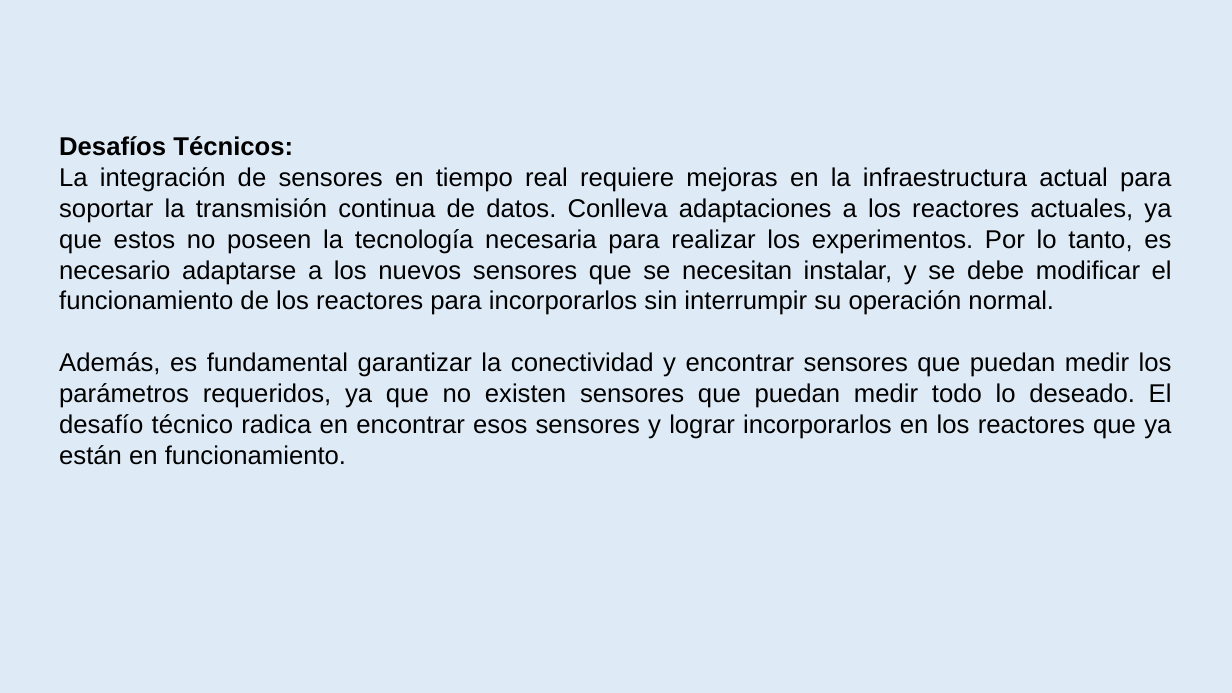
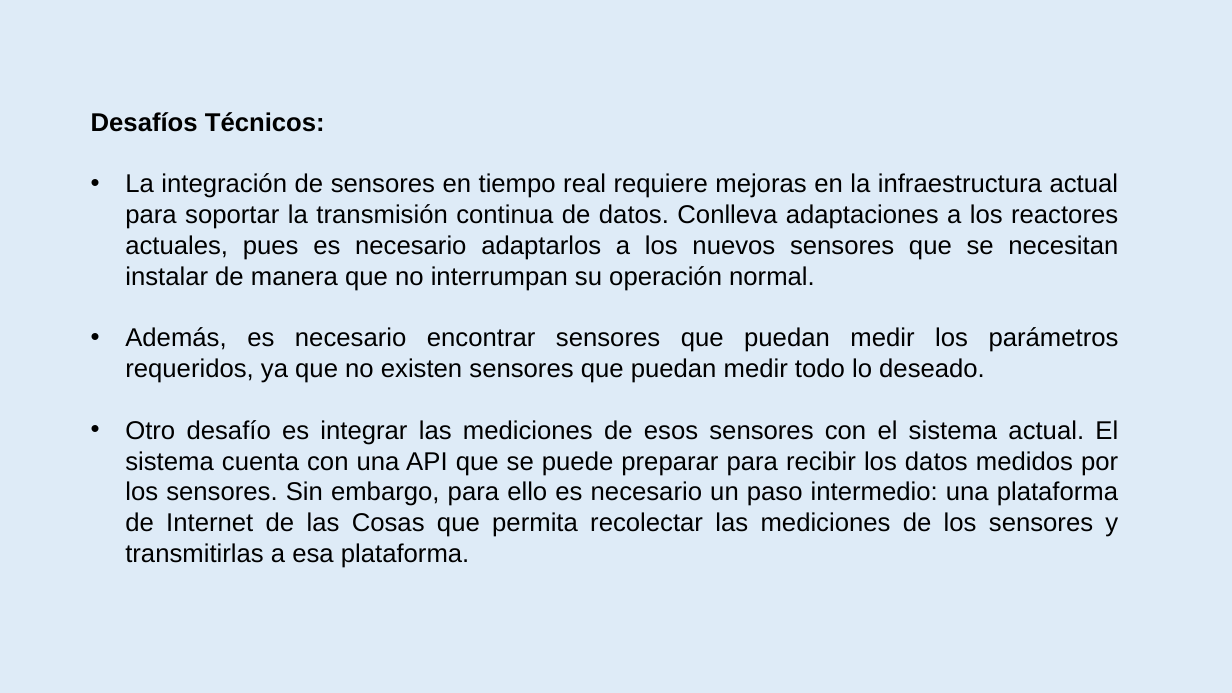
Before and after one commit to amypadron/prower_tesis, a slide deck: slide 63 of Digestión anaerobía.Original.pptx. Drawn at 1232x693 pixels with LibreOffice and Linux fonts; fonts in the diff are those of the drawing. Boxes give left, top, right and bottom in pixels: in the first picture for what was removed or moved away, otherwise in the second. Text is boxed around its words. In the diff, an @@ line names an element or a change of style, - is before the commit and + after.

```diff
--- a/Digestión anaerobía.Original.pptx
+++ b/Digestión anaerobía.Original.pptx
@@ text "Desafíos Técnicos:": place and size @@
-text "Desafíos Técnicos:" at box(59, 136, 1172, 465)
+text "Desafíos Técnicos:" at box(91, 112, 1119, 568)
@@ text at box(125, 173, 1119, 568): text changed @@
-La integración de sensores en tiempo real requiere mejoras en la infraestructura actual para soportar la transmisión continua de datos. Conlleva adaptaciones a los reactores actuales, ya que estos no poseen la tecnología necesaria para realizar los experimentos. Por lo tanto, es necesario adaptarse a los nuevos sensores que se necesitan instalar, y se debe modificar el funcionamiento de los reactores para incorporarlos sin interrumpir su operación normal.
-Además, es fundamental garantizar la conectividad y encontrar sensores que puedan medir los parámetros requeridos, ya que no existen sensores que puedan medir todo lo deseado. El desafío técnico radica en encontrar esos sensores y lograr incorporarlos en los reactores que ya están en funcionamiento.
+• La integración de sensores en tiempo real requiere mejoras en la infraestructura actual para soportar la transmisión continua de datos. Conlleva adaptaciones a los reactores actuales, pues es necesario adaptarlos a los nuevos sensores que se necesitan instalar de manera que no interrumpan su operación normal.
+• Además, es necesario encontrar sensores que puedan medir los parámetros requeridos, ya que no existen sensores que puedan medir todo lo deseado.
+• Otro desafío es integrar las mediciones de esos sensores con el sistema actual. El sistema cuenta con una API que se puede preparar para recibir los datos medidos por los sensores. Sin embargo, para ello es necesario un paso intermedio: una plataforma de Internet de las Cosas que permita recolectar las mediciones de los sensores y transmitirlas a esa plataforma.
```
Also in this commit, not shown: 10 other slides changed.
